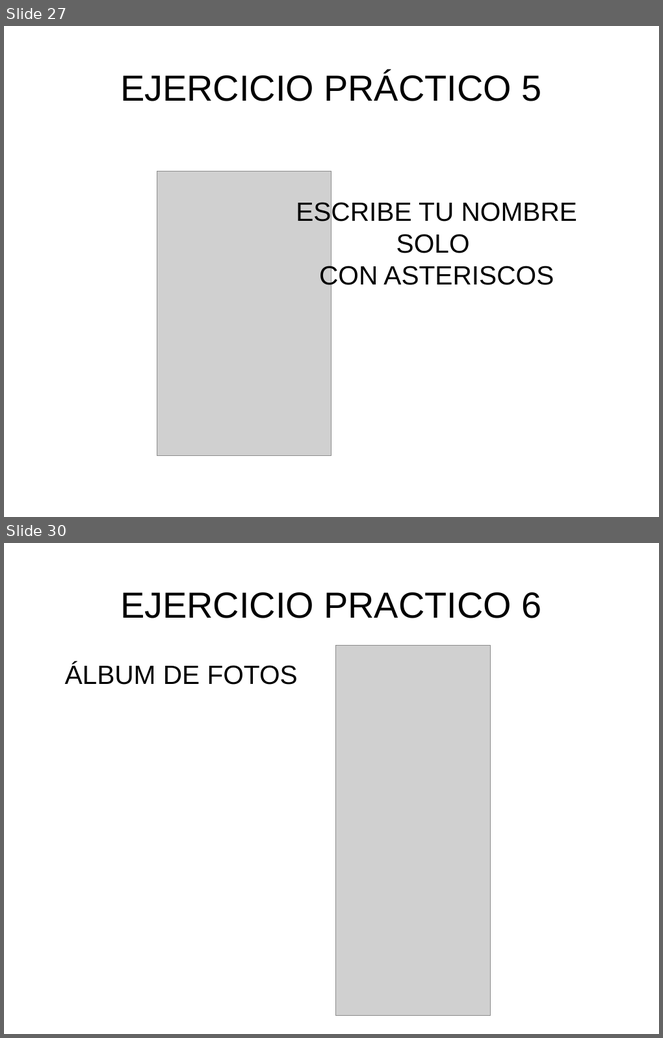
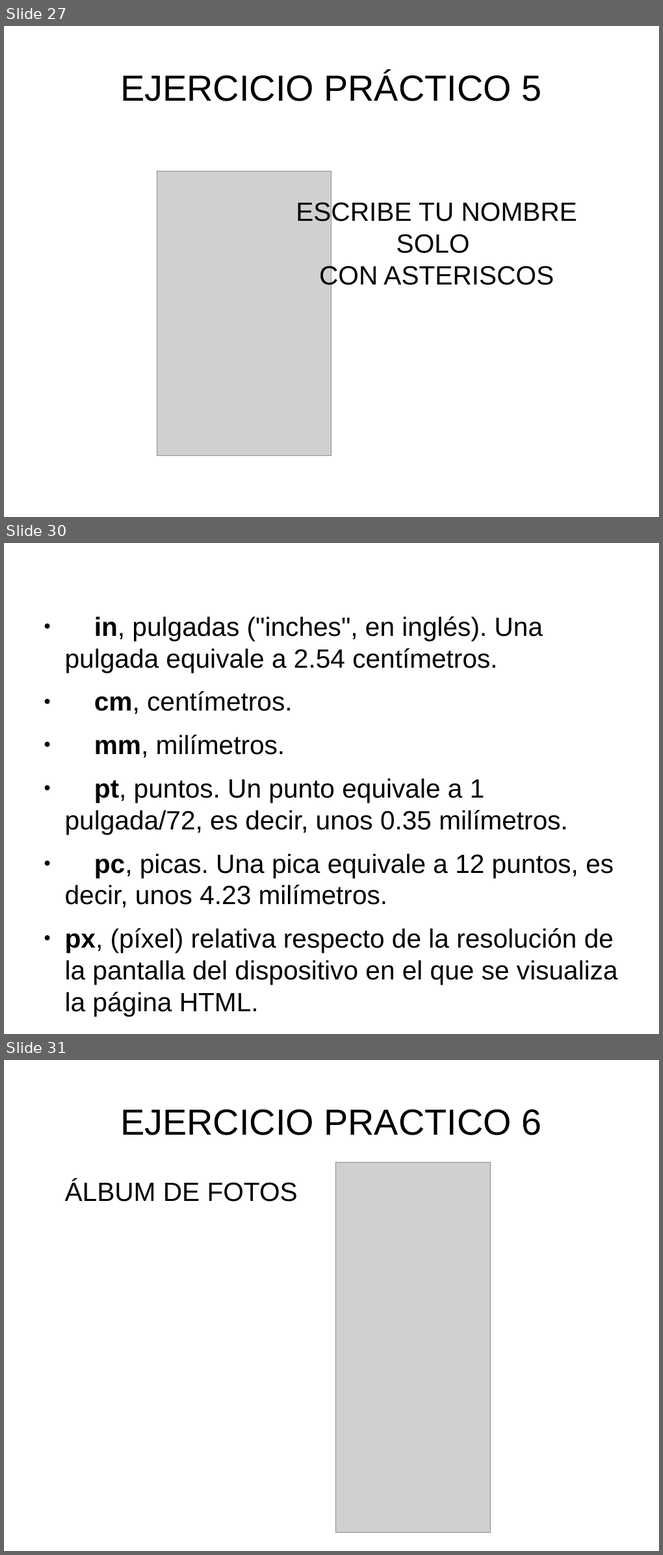
Before and after one commit to toblerone554/CampusInfantil2016, a slide deck: Veteranos/html/PresentaciónHTML.odp. Shown one above the other, each under a label of ours: slides 27 and 30 before the commit, slides 27, 30 and 31 after it; the slides between them are not shown. The pictures are 663x1038 and 663x1555 pixels, drawn with LibreOffice and Linux fonts; fonts in the diff are those of the drawing; grey boxes stand for pictures. Boxes give left, top, right and bottom in pixels: in the first picture for what was removed or moved away, otherwise in the second. Text is boxed around its words. In the diff, an @@ line names an element or a change of style, - is before the commit and + after.

```diff
--- a/Veteranos/html/PresentaciónHTML.odp
+++ b/Veteranos/html/PresentaciónHTML.odp
@@ slide 30 added at box(4, 543, 659, 1034), background #FFFFFF @@
@@ text added at box(65, 616, 618, 985), 32 pt, text #000000 @@
+● in, pulgadas ("inches", en inglés). Una pulgada equivale a 2.54 centímetros.
+● cm, centímetros.
+● mm, milímetros.
+● pt, puntos. Un punto equivale a 1 pulgada/72, es decir, unos 0.35 milímetros.
+● pc, picas. Una pica equivale a 12 puntos, es decir, unos 4.23 milímetros.
+● px, (píxel) relativa respecto de la resolución de la pantalla del dispositivo en el que se visualiza la página HTML.
@@ what was slide 30 is now slide 31 @@
```
Also in this commit, not shown: 7 slides changed, 3 other slides added, 1 slide removed, 8 other files.
